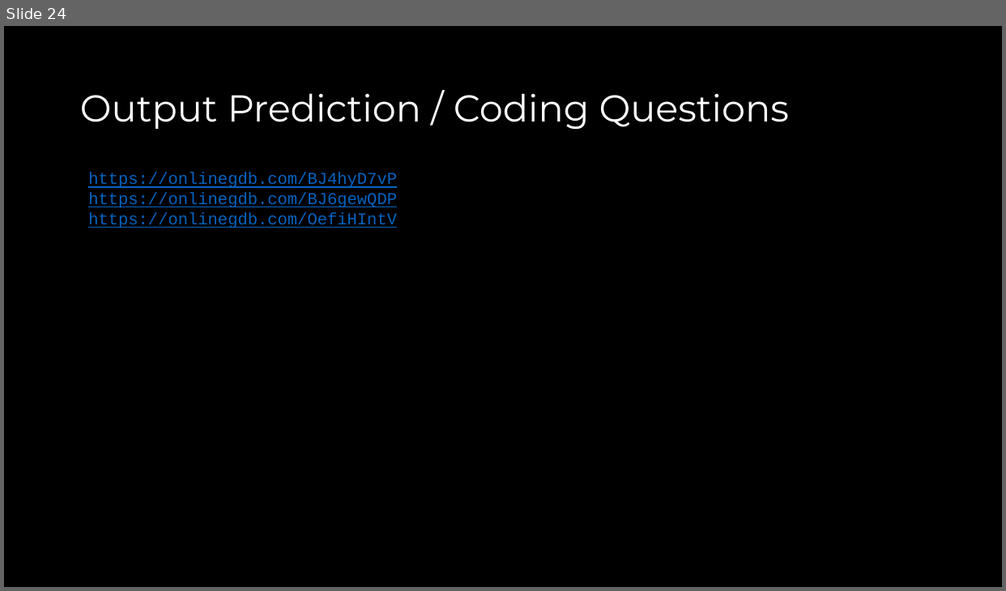
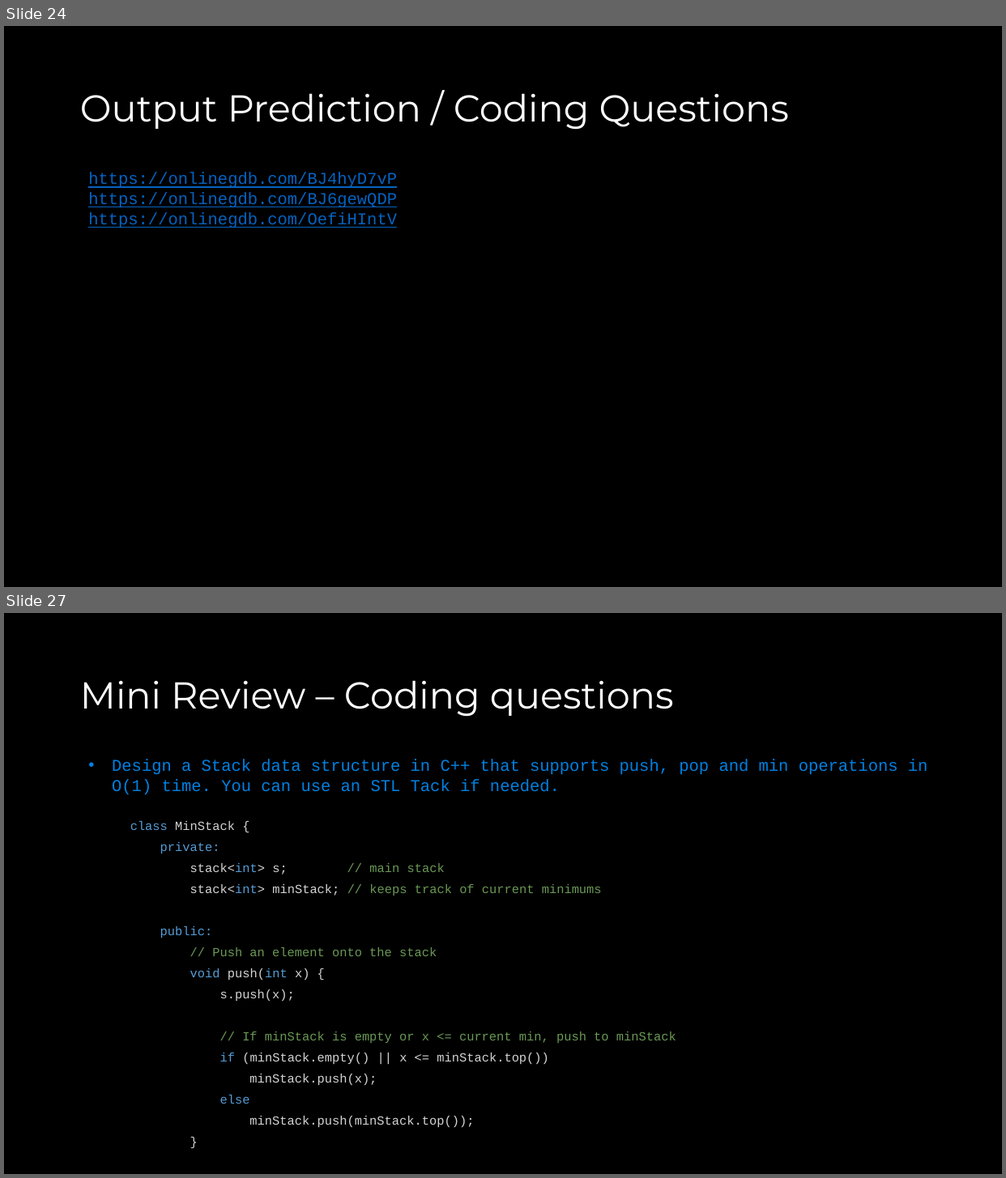
Before and after one commit to COP3530/Instructional-Content, a slide deck: Slides/Slides-PPT/Exam 1 - Review A.pptx. Shown one above the other, each under a label of ours: slide 24 before the commit, slides 24 and 27 after it; the slides between them are not shown. The pictures are 1006x591 and 1006x1178 pixels, drawn with LibreOffice and Linux fonts; fonts in the diff are those of the drawing. Boxes give left, top, right and bottom in pixels: in the first picture for what was removed or moved away, otherwise in the second. Text is boxed around its words. In the diff, an @@ line names an element or a change of style, - is before the commit and + after.

Commit message:
exam review updated

```diff
--- a/Slides/Slides-PPT/Exam 1 - Review A.pptx
+++ b/Slides/Slides-PPT/Exam 1 - Review A.pptx
@@ slide 27 added at <box>4,613,1002,1174</box>, background #000000 @@
@@ title added at <box>80,680,674,717</box>, 36 pt, text #FFFFFF @@
+Mini Review – Coding questions
@@ text added at <box>112,760,928,795</box>, 16 pt, text #0081E2 @@
+• Design a Stack data structure in C++ that supports push, pop and min operations in O(1) time. You can use an STL Tack if needed.
@@ text added at <box>130,821,676,1127</box>, 12 pt, text #D4D4D4 @@
+class MinStack {
+private:
+stack<int> s; // main stack
+stack<int> minStack; // keeps track of current minimums
+public:
+// Push an element onto the stack
+void push(int x) {
+s.push(x);
+// If minStack is empty or x <= current min, push to minStack
+if (minStack.empty() || x <= minStack.top())
+minStack.push(x);
+else
+minStack.push(minStack.top());
+}
```
Also in this commit, not shown: 2 slides changed, 3 other slides added, 1 slide removed.
